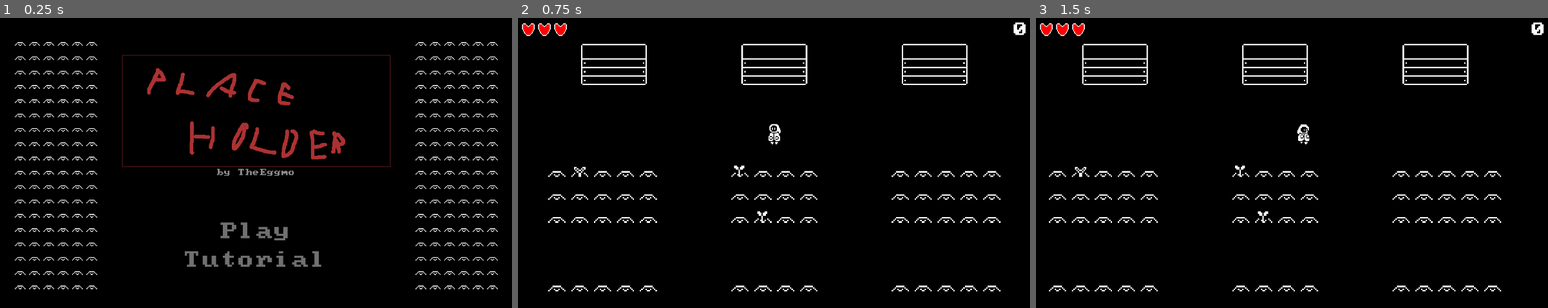
Above: before the commit, frames 1-3 (left to right).
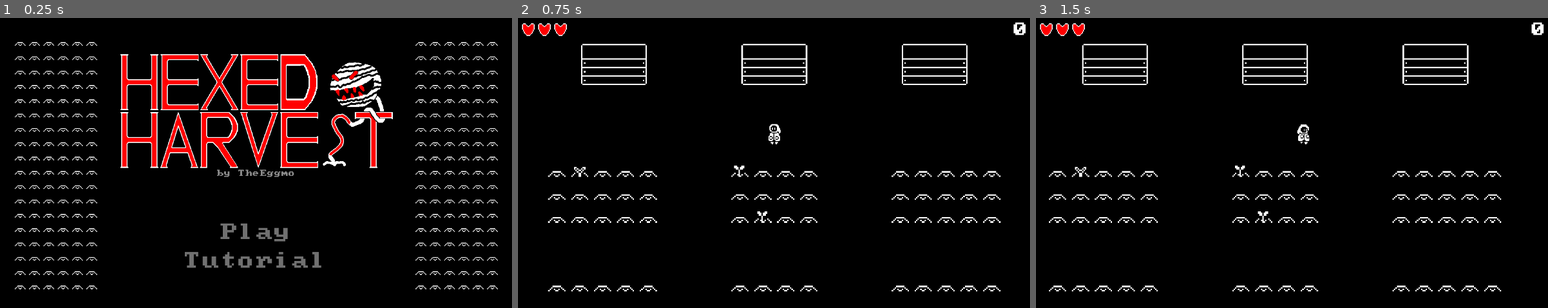
Above: after the commit, the same moments.

Repository: TheEggmo/Hexed-Harvest
Game: Godot game, scene res://MainMenu/main_menu.tscn
Two runs of this game, one before a commit and one after it. Both use one fixed random seed, a clock stepped at 60 frames per second and the inputs below.
Inputs (mouse positions are in pixels of both pictures, inside the frame that each line leads up to):
- Up to frame 1 (0.25 s): no input
- Up to frame 2 (0.75 s): click "Play" at 0.5 s
- Up to frame 3 (1.5 s): tap Enter at 1.25 s; move the mouse to (1404, 148) at 1.27 s; hold D (right) from 1.28 s (still down); tap Space (interact) at 1.35 s

The runs differ from the first frame. In frame 1, 9.2% of the frame differs, in the area x 23-77%, y 12-87%; in frame 2, nothing differs; in frame 3, nothing differs.

Commit message:
Final logo + name change

Diff:
--- a/project.godot
+++ b/project.godot
@@ -10,7 +10,7 @@
 
 [application]
 
-config/name="Acerola Jam 0"
+config/name="Hexed Harvest"
 run/main_scene="res://MainMenu/main_menu.tscn"
 config/features=PackedStringArray("4.2", "Forward Plus")
 config/icon="res://icon.svg"
Binary file changed: MainMenu/logo.aseprite
Binary file changed: MainMenu/logo.png
Binary file added: MainMenu/logo_final.aseprite
Not shown, changed: .gitignore
